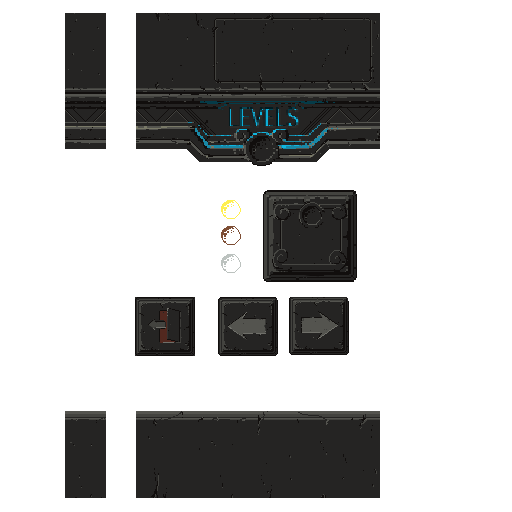
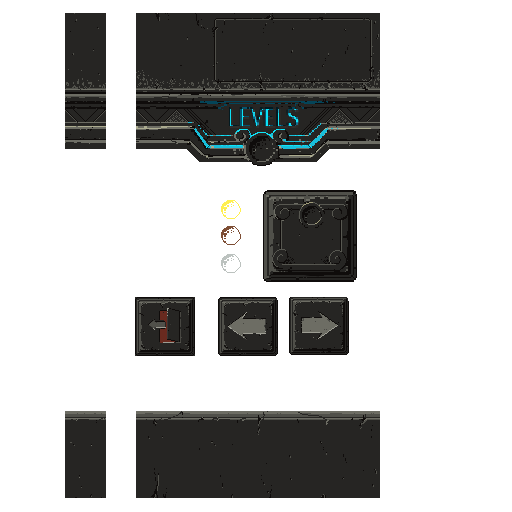
Two versions of the same layered image (512x512). Layer-by-layer changes:
painted on "Layer 0" over (66, 70, 380, 421)
